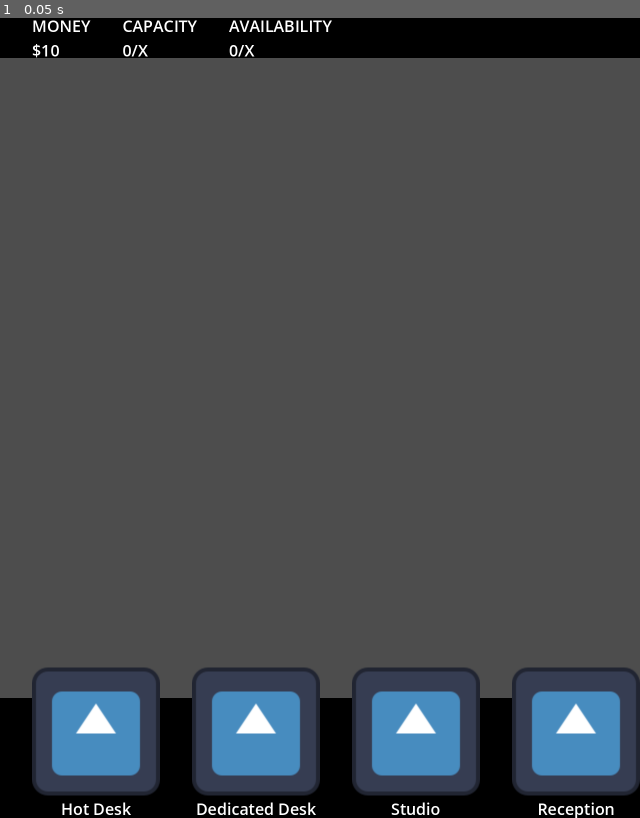
Above: before the commit, frame 1.
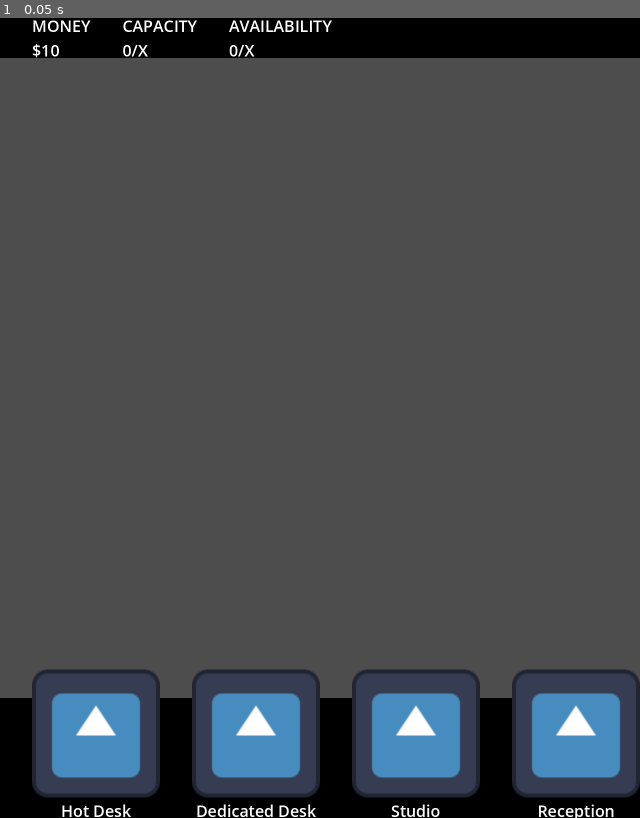
Above: after the commit, the same moment.

Repository: niels-hb/officie-godot
Game: Godot game, scene res://scenes/main/main.tscn
The game is run twice, just before and just after one commit, with the same random seed, the same clock (stepped at 60 frames per second) and the same inputs. The engine's default icon, where the game draws it, is replaced by a stand-in: a white triangle on a blue panel in a dark square.
Inputs:
- Up to frame 1 (0.05 s): no input

The runs differ from the first frame. In frame 1, 1.6% of the frame differs, in the area x 5-100%, y 81-100%.

Commit message:
Added RoomSelector signals

Diff:
--- a/ui/room_selector/room_icon.gd
+++ b/ui/room_selector/room_icon.gd
@@ -2,6 +2,8 @@
 class_name RoomIcon
 
 var room: Room
+
+signal selected(room: Room)
 
 
 func init(_room: Room) -> RoomIcon:
@@ -13,4 +15,9 @@
 func _ready() -> void:
 	($Icon as TextureRect).texture = load(room.icon)
 	($Name as Label).text = room.name
-	($BuyButton as Button).text = "$%d" % room.price
+	($Price as Label).text = "$%d" % room.price
+
+
+func _on_pressed(event: InputEvent) -> void:
+	if event is InputEventScreenTouch and (event as InputEventScreenTouch).pressed:
+		selected.emit(room)
--- a/ui/room_selector/room_icon.tscn
+++ b/ui/room_selector/room_icon.tscn
@@ -5,8 +5,7 @@
 
 [node name="RoomIcon" type="VBoxContainer"]
 offset_right = 256.0
-offset_bottom = 362.0
-alignment = 1
+offset_bottom = 370.0
 script = ExtResource("1_l46da")
 
 [node name="Icon" type="TextureRect" parent="."]
@@ -21,7 +20,10 @@
 text = "PLACEHOLDER"
 horizontal_alignment = 1
 
-[node name="BuyButton" type="Button" parent="."]
+[node name="Price" type="Label" parent="."]
 layout_mode = 2
 theme_override_font_sizes/font_size = 32
 text = "$X"
+horizontal_alignment = 1
+
+[connection signal="gui_input" from="." to="." method="_on_pressed"]
--- a/ui/room_selector/room_selector.gd
+++ b/ui/room_selector/room_selector.gd
@@ -1,9 +1,16 @@
 extends CanvasLayer
 
 var room_icon: PackedScene = preload("res://ui/room_selector/room_icon.tscn")
+
+signal room_selected(room: Room)
 
 
 func _ready() -> void:
 	for room: Room in RoomConfiguration.available_rooms:
 		var _room_icon: RoomIcon = (room_icon.instantiate() as RoomIcon).init(room)
+		var _connect_result: int = _room_icon.selected.connect(_on_room_selected)
 		$Background/ScrollContainer/MarginContainer/AvailableRooms.add_child(_room_icon)
+
+
+func _on_room_selected(room: Room) -> void:
+	room_selected.emit(room)
